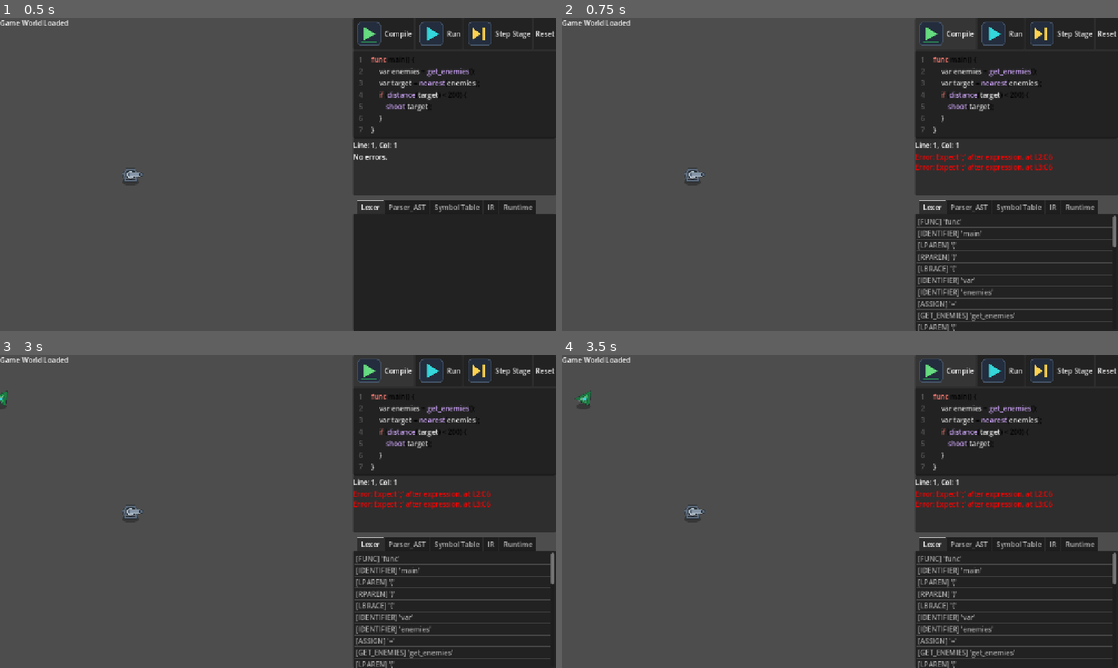
Above: before the commit, frames 1-4 (two rows, left to right).
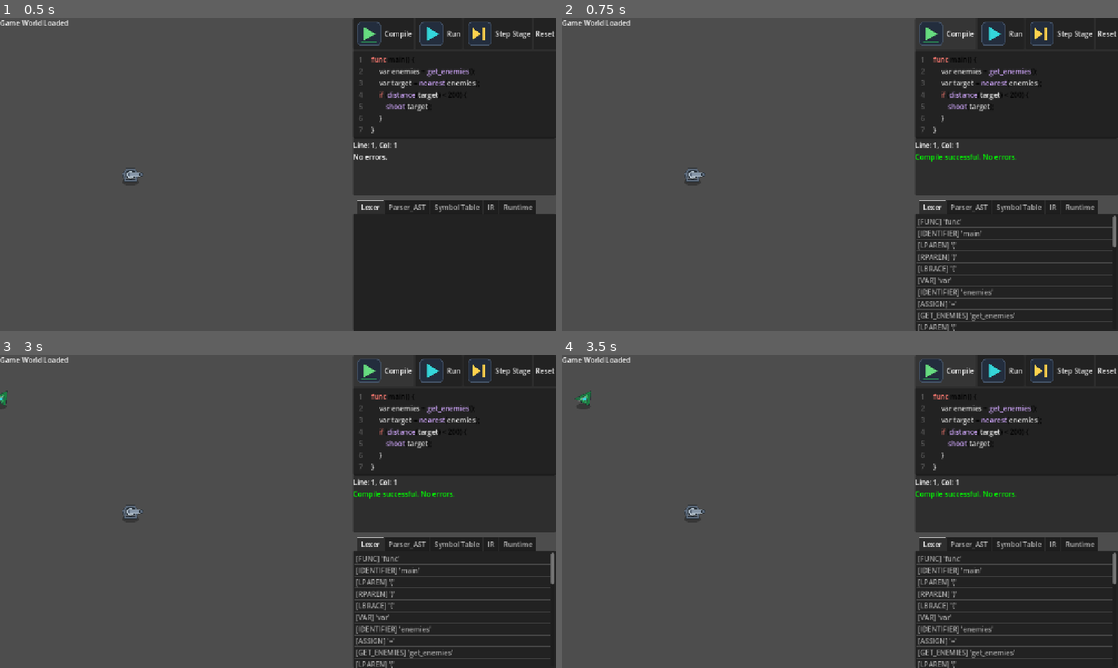
Above: after the commit, the same moments.

Repository: abdullahazharkhan/turret-script
Game: Godot game, scene res://scenes/main.tscn
Two runs of this game, one before a commit and one after it. Both use one fixed random seed, a clock stepped at 60 frames per second and the inputs below.
Inputs:
- Up to frame 1 (0.5 s): no input
- Up to frame 2 (0.75 s): click "Compile" at 0.5 s
- Up to frame 3 (3 s): click "Run" at 1.25 s; click "Step Stage" at 2 s; click "Compile" at 2.75 s
- Up to frame 4 (3.5 s): no input

Frame 1 is identical in both runs. In frame 2, 0.7% of the frame differs, in the area x 63-89%, y 43-86%; in frame 3, 0.7%; in frame 4, 0.7%.

Commit message:
Semantic analyzer and type checker

Diff:
--- a/scripts/compiler/ast.gd
+++ b/scripts/compiler/ast.gd
@@ -3,6 +3,7 @@
 class ASTNode extends RefCounted:
 	var type: String = "ASTNode"
 	var span
+	var resolved_type = null
 
 class Program extends ASTNode:
 	var statements: Array = []
@@ -12,6 +13,7 @@
 	var type_name: String
 	var identifier: String
 	var initializer: ASTNode
+	var symbol = null
 	func _init(s = null): type = "VarDecl"; span = s
 
 class Assignment extends ASTNode:
@@ -72,6 +74,7 @@
 
 class IdentifierExpr extends ASTNode:
 	var identifier: String
+	var symbol = null
 	func _init(s = null): type = "IdentifierExpr"; span = s
 
 class CallExpr extends ASTNode:
--- a/scripts/compiler/compiler.gd
+++ b/scripts/compiler/compiler.gd
@@ -3,28 +3,37 @@
 
 const LexerScript = preload("res://scripts/compiler/lexer.gd")
 const ParserScript = preload("res://scripts/compiler/parser.gd")
+const SemanticScript = preload("res://scripts/compiler/semantic_analyzer.gd")
 const ResultScript = preload("res://scripts/compiler/data/compiler_result.gd")
 
 var lexer
 var parser
+var semantic_analyzer
 
 func _init():
 	lexer = LexerScript.new()
 	parser = ParserScript.new()
+	semantic_analyzer = SemanticScript.new()
 
 func compile(source: String):
 	var result = ResultScript.new()
 	var tokens = lexer.tokenize(source)
 
 	var ast = null
+	var symbols = []
 	if lexer.diagnostics.is_empty():
 		ast = parser.parse(tokens)
+		if parser.diagnostics.is_empty():
+			symbols = semantic_analyzer.analyze(ast)
 
 	result.tokens = tokens
 	result.ast = ast
+	result.symbols = symbols
 	result.diagnostics = lexer.diagnostics.duplicate()
 	if parser:
 		result.diagnostics.append_array(parser.diagnostics)
+	if semantic_analyzer:
+		result.diagnostics.append_array(semantic_analyzer.diagnostics)
 
 	result.success = result.diagnostics.size() == 0
 
--- a/scripts/compiler/data/compiler_result.gd
+++ b/scripts/compiler/data/compiler_result.gd
@@ -5,3 +5,4 @@
 var tokens: Array = []
 var diagnostics: Array = []
 var ast
+var symbols: Array = []
--- /dev/null
+++ b/scripts/compiler/data/symbol.gd
@@ -0,0 +1,20 @@
+extends RefCounted
+
+var name: String
+var type_info # String or FunctionType
+var scope_depth: int
+var memory_offset: int = -1 # Used later in IR phase
+
+func _init(n: String, t, depth: int = 0):
+	name = n
+	type_info = t
+	scope_depth = depth
+
+func as_string() -> String:
+	var t_str = ""
+	if typeof(type_info) == TYPE_STRING:
+		t_str = type_info
+	else:
+		var ft = type_info
+		t_str = "func(" + ", ".join(PackedStringArray(ft.parameters)) + ") -> " + ft.return_type
+	return "%s: %s (Depth %d)" % [name, t_str, scope_depth]
--- a/scripts/compiler/data/token_type.gd
+++ b/scripts/compiler/data/token_type.gd
@@ -22,6 +22,7 @@
 const TK_TYPE_STRING = 22
 const TK_TYPE_ENEMY = 23
 const TK_TYPE_VOID = 24
+const TK_VAR = 25
 
 const TK_GET_ENEMIES = 30
 const TK_NEAREST = 31
@@ -35,6 +36,7 @@
 const TK_RBRACE = 43
 const TK_COMMA = 44
 const TK_SEMICOLON = 45
+const TK_DOT = 46
 
 const TK_ASSIGN = 50
 const TK_PLUS = 51
@@ -61,12 +63,12 @@
 	TK_FUNC: "FUNC", TK_RETURN: "RETURN", TK_ENEMY: "ENEMY", TK_IN: "IN",
 	TK_TYPE_INT: "TYPE_INT", TK_TYPE_BOOL: "TYPE_BOOL",
 	TK_TYPE_STRING: "TYPE_STRING", TK_TYPE_ENEMY: "TYPE_ENEMY",
-	TK_TYPE_VOID: "TYPE_VOID",
+	TK_TYPE_VOID: "TYPE_VOID", TK_VAR: "VAR",
 	TK_GET_ENEMIES: "GET_ENEMIES", TK_NEAREST: "NEAREST",
 	TK_DISTANCE: "DISTANCE", TK_SHOOT: "SHOOT", TK_RELOAD: "RELOAD",
 	TK_LPAREN: "LPAREN", TK_RPAREN: "RPAREN",
 	TK_LBRACE: "LBRACE", TK_RBRACE: "RBRACE",
-	TK_COMMA: "COMMA", TK_SEMICOLON: "SEMICOLON",
+	TK_COMMA: "COMMA", TK_SEMICOLON: "SEMICOLON", TK_DOT: "DOT",
 	TK_ASSIGN: "ASSIGN", TK_PLUS: "PLUS", TK_MINUS: "MINUS",
 	TK_STAR: "STAR", TK_SLASH: "SLASH",
 	TK_EQ: "EQ", TK_NEQ: "NEQ", TK_LT: "LT", TK_LTE: "LTE",
--- /dev/null
+++ b/scripts/compiler/data/type_info.gd
@@ -0,0 +1,21 @@
+extends RefCounted
+
+const INT = "int"
+const BOOL = "bool"
+const STRING = "string"
+const ENEMY = "enemy"
+const ENEMY_ARRAY = "enemy_array"
+const VOID = "void"
+const ERROR = "error"
+
+class FunctionType extends RefCounted:
+	var parameters: Array = [] # Array of String types
+	var return_type: String
+
+	func _init(p: Array, ret: String):
+		parameters = p
+		return_type = ret
+
+static func is_assignable(target: String, source: String) -> bool:
+	if source == ERROR or target == ERROR: return true
+	return target == source
--- a/scripts/compiler/lexer.gd
+++ b/scripts/compiler/lexer.gd
@@ -22,9 +22,10 @@
 		"if": TT.TK_IF, "else": TT.TK_ELSE,
 		"while": TT.TK_WHILE, "for": TT.TK_FOR,
 		"func": TT.TK_FUNC, "return": TT.TK_RETURN,
-		"enemy": TT.TK_ENEMY, "in": TT.TK_IN,
+		"enemy": TT.TK_TYPE_ENEMY, "in": TT.TK_IN,
 		"int": TT.TK_TYPE_INT, "bool": TT.TK_TYPE_BOOL,
 		"string": TT.TK_TYPE_STRING, "void": TT.TK_TYPE_VOID,
+		"var": TT.TK_VAR,
 		"get_enemies": TT.TK_GET_ENEMIES, "nearest": TT.TK_NEAREST,
 		"distance": TT.TK_DISTANCE, "shoot": TT.TK_SHOOT,
 		"reload": TT.TK_RELOAD
@@ -102,6 +103,8 @@
 			_add_token(TT.TK_COMMA)
 		";":
 			_add_token(TT.TK_SEMICOLON)
+		".":
+			_add_token(TT.TK_DOT)
 		"+":
 			_add_token(TT.TK_PLUS)
 		"-":
--- a/scripts/compiler/parser.gd
+++ b/scripts/compiler/parser.gd
@@ -27,7 +27,7 @@
 
 	if _match([TT.TK_FUNC]):
 		result = _function_declaration()
-	elif _match([TT.TK_TYPE_INT, TT.TK_TYPE_BOOL, TT.TK_TYPE_STRING, TT.TK_TYPE_ENEMY, TT.TK_TYPE_VOID]):
+	elif _match([TT.TK_VAR, TT.TK_TYPE_INT, TT.TK_TYPE_BOOL, TT.TK_TYPE_STRING, TT.TK_TYPE_ENEMY, TT.TK_TYPE_VOID]):
 		result = _var_declaration()
 	else:
 		result = _statement()
@@ -152,7 +152,7 @@
 
 func _for_enemy_statement() -> AST.ForEnemyStmt:
 	var token = _previous()
-	_consume(TT.TK_ENEMY, "Expect 'enemy' after 'for'.")
+	_consume(TT.TK_TYPE_ENEMY, "Expect 'enemy' after 'for'.")
 	var name = _consume(TT.TK_IDENTIFIER, "Expect loop variable name.")
 	_consume(TT.TK_IN, "Expect 'in' after loop variable.")
 	_consume(TT.TK_GET_ENEMIES, "Expect 'get_enemies' after 'in'.")
@@ -305,10 +305,12 @@
 	while true:
 		if _match([TT.TK_LPAREN]):
 			expr = _finish_call(expr)
-		# Add MemberAccessExpr for future proofing, e.g. target.health
-		elif _match([TT.TK_ARROW]): # we used -> but typical member access is . we don't have . token
-			pass # Skip for now as it's not in base EBNF, wait, we don't have DOT token. EBNF says get_enemies()
-			break
+		elif _match([TT.TK_DOT]):
+			var name = _consume(TT.TK_IDENTIFIER, "Expect property name after '.'.")
+			var node = AST.MemberAccessExpr.new(_previous().span)
+			node.object = expr
+			if name: node.member = name.lexeme
+			expr = node
 		else:
 			break
 
--- /dev/null
+++ b/scripts/compiler/semantic_analyzer.gd
@@ -0,0 +1,257 @@
+extends RefCounted
+
+const AST = preload("res://scripts/compiler/ast.gd")
+const TT = preload("res://scripts/compiler/data/token_type.gd")
+const TypeInfo = preload("res://scripts/compiler/data/type_info.gd")
+const Symbol = preload("res://scripts/compiler/data/symbol.gd")
+const DiagScript = preload("res://scripts/compiler/data/diagnostic.gd")
+
+var scopes: Array = []
+var diagnostics: Array = []
+var current_function: AST.FunctionDecl = null
+var current_loop_depth: int = 0
+
+func analyze(program: AST.Program) -> Array:
+	scopes.clear()
+	diagnostics.clear()
+
+	_begin_scope()
+	_register_builtins()
+
+	_visit(program)
+
+	var global_scope = scopes[0].values()
+	_end_scope()
+	return global_scope
+
+func _register_builtins():
+	_define("get_enemies", TypeInfo.FunctionType.new([], TypeInfo.ENEMY_ARRAY))
+	_define("nearest", TypeInfo.FunctionType.new([TypeInfo.ENEMY_ARRAY], TypeInfo.ENEMY))
+	_define("distance", TypeInfo.FunctionType.new([TypeInfo.ENEMY], TypeInfo.INT))
+	_define("shoot", TypeInfo.FunctionType.new([TypeInfo.ENEMY], TypeInfo.VOID))
+	_define("reload", TypeInfo.FunctionType.new([], TypeInfo.VOID))
+
+func _begin_scope():
+	scopes.append({})
+
+func _end_scope():
+	scopes.pop_back()
+
+func _define(name: String, type_info) -> Symbol:
+	var scope = scopes.back()
+	if scope.has(name):
+		return null # Already declared
+	var sym = Symbol.new(name, type_info, scopes.size() - 1)
+	scope[name] = sym
+	return sym
+
+func _resolve(name: String) -> Symbol:
+	for i in range(scopes.size() - 1, -1, -1):
+		if scopes[i].has(name):
+			return scopes[i][name]
+	return null
+
+func _report_error(msg: String, span):
+	diagnostics.append(DiagScript.new(DiagScript.LVL_ERROR, msg, span))
+
+func _visit(node: AST.ASTNode):
+	if node == null: return
+
+	match node.type:
+		"Program":
+			for stmt in node.statements: _visit(stmt)
+		"VarDecl":
+			if node.type_name == "var":
+				if not node.initializer:
+					_report_error("Type inference using 'var' requires an initializer.", node.span)
+					node.type_name = TypeInfo.ERROR
+				else:
+					_visit(node.initializer)
+					node.type_name = node.initializer.resolved_type
+			else:
+				if node.initializer:
+					_visit(node.initializer)
+					if not TypeInfo.is_assignable(node.type_name, node.initializer.resolved_type):
+						_report_error("Cannot assign type '%s' to variable of type '%s'." % [node.initializer.resolved_type, node.type_name], node.span)
+			var sym = _define(node.identifier, node.type_name)
+			if sym == null:
+				_report_error("Variable '%s' is already declared in this scope." % node.identifier, node.span)
+			node.symbol = sym
+		"Assignment":
+			var sym = _resolve(node.identifier)
+			if sym == null:
+				_report_error("Undefined variable '%s'." % node.identifier, node.span)
+			_visit(node.value)
+			if sym and node.value.resolved_type != TypeInfo.ERROR:
+				if not TypeInfo.is_assignable(sym.type_info, node.value.resolved_type):
+					_report_error("Cannot assign type '%s' to variable of type '%s'." % [node.value.resolved_type, sym.type_info], node.span)
+		"FunctionDecl":
+			var param_types = []
+			for p in node.parameters:
+				param_types.append(p.type)
+
+			var fn_type = TypeInfo.FunctionType.new(param_types, node.return_type)
+			var sym = _define(node.identifier, fn_type)
+			if sym == null:
+				_report_error("Function '%s' is already declared." % node.identifier, node.span)
+
+			var prev_fn = current_function
+			current_function = node
+
+			_begin_scope()
+			for p in node.parameters:
+				_define(p.name, p.type)
+
+			_visit(node.body)
+			_end_scope()
+
+			current_function = prev_fn
+		"Block":
+			_begin_scope()
+			for stmt in node.statements: _visit(stmt)
+			_end_scope()
+		"IfStmt":
+			_visit(node.condition)
+			if node.condition.resolved_type != TypeInfo.BOOL and node.condition.resolved_type != TypeInfo.ERROR:
+				_report_error("Condition must be of type 'bool'.", node.condition.span)
+			_visit(node.then_branch)
+			if node.else_branch: _visit(node.else_branch)
+		"WhileStmt":
+			_visit(node.condition)
+			if node.condition.resolved_type != TypeInfo.BOOL and node.condition.resolved_type != TypeInfo.ERROR:
+				_report_error("Loop condition must be of type 'bool'.", node.condition.span)
+			current_loop_depth += 1
+			_visit(node.body)
+			current_loop_depth -= 1
+		"ForEnemyStmt":
+			_begin_scope()
+			_define(node.identifier, TypeInfo.ENEMY)
+			current_loop_depth += 1
+			_visit(node.body)
+			current_loop_depth -= 1
+			_end_scope()
+		"ReturnStmt":
+			if current_function == null:
+				_report_error("Cannot return from top-level code.", node.span)
+			else:
+				var ret_type = TypeInfo.VOID
+				if node.value:
+					_visit(node.value)
+					ret_type = node.value.resolved_type
+				if not TypeInfo.is_assignable(current_function.return_type, ret_type):
+					_report_error("Cannot return type '%s' from function returning '%s'." % [ret_type, current_function.return_type], node.span)
+		"ExprStmt":
+			_visit(node.expression)
+		"BinaryExpr":
+			_visit(node.left)
+			_visit(node.right)
+			var lt = node.left.resolved_type
+			var rt = node.right.resolved_type
+
+			if lt == TypeInfo.ERROR or rt == TypeInfo.ERROR:
+				node.resolved_type = TypeInfo.ERROR
+				return
+
+			match node.operator:
+				TT.TK_PLUS, TT.TK_MINUS, TT.TK_STAR, TT.TK_SLASH:
+					if lt == TypeInfo.INT and rt == TypeInfo.INT:
+						node.resolved_type = TypeInfo.INT
+					elif node.operator == TT.TK_PLUS and lt == TypeInfo.STRING and rt == TypeInfo.STRING:
+						node.resolved_type = TypeInfo.STRING
+					else:
+						_report_error("Invalid operands for arithmetic operator.", node.span)
+						node.resolved_type = TypeInfo.ERROR
+				TT.TK_LT, TT.TK_LTE, TT.TK_GT, TT.TK_GTE:
+					if lt == TypeInfo.INT and rt == TypeInfo.INT:
+						node.resolved_type = TypeInfo.BOOL
+					else:
+						_report_error("Operands must be 'int' for relational operator.", node.span)
+						node.resolved_type = TypeInfo.ERROR
+				TT.TK_EQ, TT.TK_NEQ:
+					if lt == rt:
+						node.resolved_type = TypeInfo.BOOL
+					else:
+						_report_error("Cannot compare different types ('%s' and '%s')." % [lt, rt], node.span)
+						node.resolved_type = TypeInfo.ERROR
+				TT.TK_AND, TT.TK_OR:
+					if lt == TypeInfo.BOOL and rt == TypeInfo.BOOL:
+						node.resolved_type = TypeInfo.BOOL
+					else:
+						_report_error("Operands must be 'bool' for logical operator.", node.span)
+						node.resolved_type = TypeInfo.ERROR
+		"UnaryExpr":
+			_visit(node.right)
+			var rt = node.right.resolved_type
+			if rt == TypeInfo.ERROR:
+				node.resolved_type = TypeInfo.ERROR
+				return
+
+			if node.operator == TT.TK_MINUS:
+				if rt == TypeInfo.INT: node.resolved_type = TypeInfo.INT
+				else:
+					_report_error("Operand must be 'int' for unary '-'.", node.span)
+					node.resolved_type = TypeInfo.ERROR
+			elif node.operator == TT.TK_NOT:
+				if rt == TypeInfo.BOOL: node.resolved_type = TypeInfo.BOOL
+				else:
+					_report_error("Operand must be 'bool' for unary '!'.", node.span)
+					node.resolved_type = TypeInfo.ERROR
+		"LiteralExpr":
+			match node.literal_type:
+				TT.TK_INT_LITERAL: node.resolved_type = TypeInfo.INT
+				TT.TK_BOOL_LITERAL: node.resolved_type = TypeInfo.BOOL
+				TT.TK_STRING_LITERAL: node.resolved_type = TypeInfo.STRING
+		"IdentifierExpr":
+			var sym = _resolve(node.identifier)
+			if sym == null:
+				_report_error("Undefined variable '%s'." % node.identifier, node.span)
+				node.resolved_type = TypeInfo.ERROR
+			else:
+				node.symbol = sym
+				node.resolved_type = sym.type_info
+		"CallExpr":
+			var sym = _resolve(node.callee)
+			if sym == null:
+				_report_error("Undefined function '%s'." % node.callee, node.span)
+				node.resolved_type = TypeInfo.ERROR
+				for arg in node.arguments: _visit(arg)
+				return
+
+			if not (sym.type_info is TypeInfo.FunctionType):
+				_report_error("'%s' is not a function." % node.callee, node.span)
+				node.resolved_type = TypeInfo.ERROR
+				for arg in node.arguments: _visit(arg)
+				return
+
+			var fn_type = sym.type_info
+			if node.arguments.size() != fn_type.parameters.size():
+				_report_error("Function '%s' expects %d arguments, but got %d." % [node.callee, fn_type.parameters.size(), node.arguments.size()], node.span)
+
+			for i in range(node.arguments.size()):
+				var arg = node.arguments[i]
+				_visit(arg)
+				if i < fn_type.parameters.size():
+					if not TypeInfo.is_assignable(fn_type.parameters[i], arg.resolved_type):
+						_report_error("Argument %d of '%s' expects type '%s' but got '%s'." % [i+1, node.callee, fn_type.parameters[i], arg.resolved_type], arg.span)
+
+			node.resolved_type = fn_type.return_type
+		"MemberAccessExpr":
+			_visit(node.object)
+			var obj_type = node.object.resolved_type
+			if obj_type == TypeInfo.ERROR:
+				node.resolved_type = TypeInfo.ERROR
+				return
+
+			if obj_type == TypeInfo.ENEMY:
+				if node.member == "health":
+					node.resolved_type = TypeInfo.INT
+				elif node.member == "speed":
+					node.resolved_type = TypeInfo.INT
+				elif node.member == "type":
+					node.resolved_type = TypeInfo.STRING
+				else:
+					_report_error("Property '%s' does not exist on type 'enemy'." % node.member, node.span)
+					node.resolved_type = TypeInfo.ERROR
+			else:
+				_report_error("Member access is only supported on 'enemy' objects.", node.span)
+				node.resolved_type = TypeInfo.ERROR
--- a/scripts/main.gd
+++ b/scripts/main.gd
@@ -31,6 +31,14 @@
 		var root = ast_tree.create_item()
 		root.set_text(0, "Program")
 		_build_ast_tree(result.ast, root, ast_tree)
+
+	var symbol_tree = pipeline_panel.get_node("Symbol Table") as Tree
+	symbol_tree.clear()
+	var root_sym = symbol_tree.create_item()
+	root_sym.set_text(0, "Global Scope")
+	for sym in result.symbols:
+		var item = symbol_tree.create_item(root_sym)
+		item.set_text(0, sym.as_string())
 
 func _build_ast_tree(ast_node, tree_parent: TreeItem, tree: Tree):
 	if ast_node == null: return
--- /dev/null
+++ b/tests/compiler/test_semantic_analyzer.gd
@@ -0,0 +1,77 @@
+extends SceneTree
+
+const LexerScript = preload("res://scripts/compiler/lexer.gd")
+const ParserScript = preload("res://scripts/compiler/parser.gd")
+const SemanticScript = preload("res://scripts/compiler/semantic_analyzer.gd")
+
+func _init():
+	print("Running Semantic Analyzer tests...")
+	var lexer = LexerScript.new()
+	var parser = ParserScript.new()
+	var semantic_analyzer = SemanticScript.new()
+
+	# Test 1: Valid type checking
+	var valid_source = """
+	int ammo = 10;
+	bool can_shoot = true;
+	if (can_shoot && ammo > 0) {
+		ammo = ammo - 1;
+	}
+	"""
+	var tokens = lexer.tokenize(valid_source)
+	var ast = parser.parse(tokens)
+	semantic_analyzer.analyze(ast)
+	assert(semantic_analyzer.diagnostics.is_empty(), "Expected no semantic errors")
+
+	# Test 2: Invalid type assignment
+	lexer.diagnostics.clear()
+	parser.diagnostics.clear()
+	semantic_analyzer.diagnostics.clear()
+	var invalid_assign = "int x = \"hello\";"
+	tokens = lexer.tokenize(invalid_assign)
+	ast = parser.parse(tokens)
+	semantic_analyzer.analyze(ast)
+	assert(semantic_analyzer.diagnostics.size() == 1, "Expected type mismatch error")
+	assert(semantic_analyzer.diagnostics[0].message.contains("Cannot assign type 'string' to variable of type 'int'"), "Wrong error message")
+
+	# Test 3: Invalid condition
+	lexer.diagnostics.clear()
+	parser.diagnostics.clear()
+	semantic_analyzer.diagnostics.clear()
+	var invalid_cond = "if (10) {}"
+	tokens = lexer.tokenize(invalid_cond)
+	ast = parser.parse(tokens)
+	semantic_analyzer.analyze(ast)
+	assert(semantic_analyzer.diagnostics.size() == 1)
+	assert(semantic_analyzer.diagnostics[0].message.contains("Condition must be of type 'bool'"))
+
+	# Test 4: Member access
+	lexer.diagnostics.clear()
+	parser.diagnostics.clear()
+	semantic_analyzer.diagnostics.clear()
+	var member_access = """
+	for enemy e in get_enemies() {
+		int h = e.health;
+		if (h < 50) {
+			shoot(e);
+		}
+	}
+	"""
+	tokens = lexer.tokenize(member_access)
+	ast = parser.parse(tokens)
+	semantic_analyzer.analyze(ast)
+	assert(semantic_analyzer.diagnostics.is_empty(), "Expected no semantic errors for member access")
+
+	# Test 5: Built-in argument mismatch
+	lexer.diagnostics.clear()
+	parser.diagnostics.clear()
+	semantic_analyzer.diagnostics.clear()
+	var invalid_call = "shoot(5);"
+	tokens = lexer.tokenize(invalid_call)
+	ast = parser.parse(tokens)
+	semantic_analyzer.analyze(ast)
+	assert(semantic_analyzer.diagnostics.size() == 1)
+	assert(semantic_analyzer.diagnostics[0].message.contains("expects type 'enemy' but got 'int'"))
+
+	print("All Semantic Analyzer tests passed!")
+	quit()
Not shown, added: scripts/compiler/data/symbol.gd.uid
Not shown, added: scripts/compiler/data/type_info.gd.uid
Not shown, added: scripts/compiler/semantic_analyzer.gd.uid
Not shown, added: tests/compiler/test_semantic_analyzer.gd.uid
